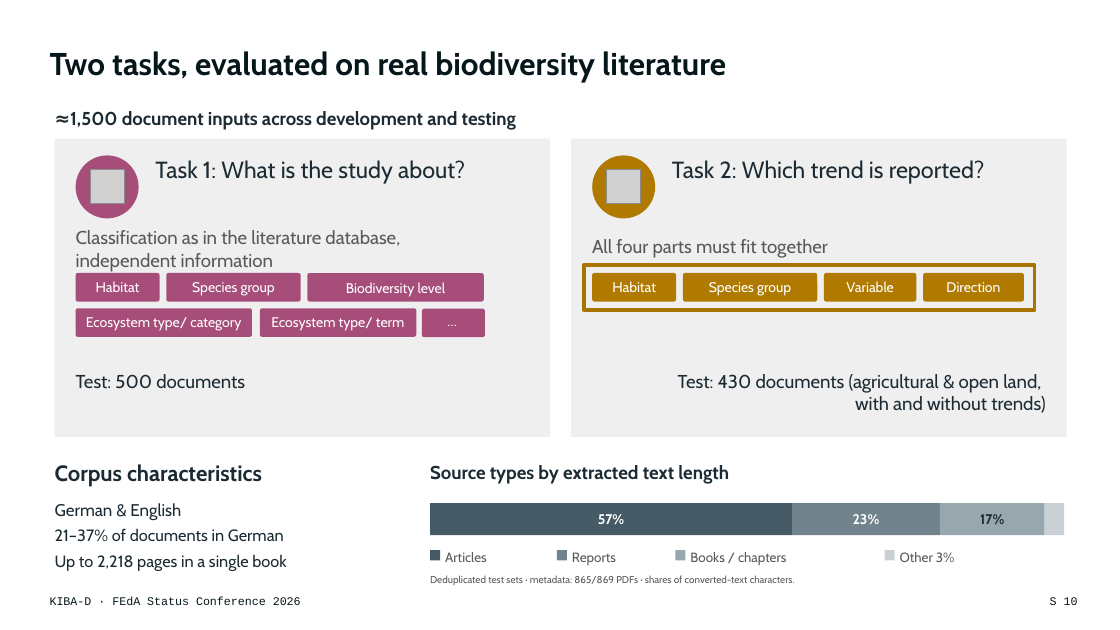
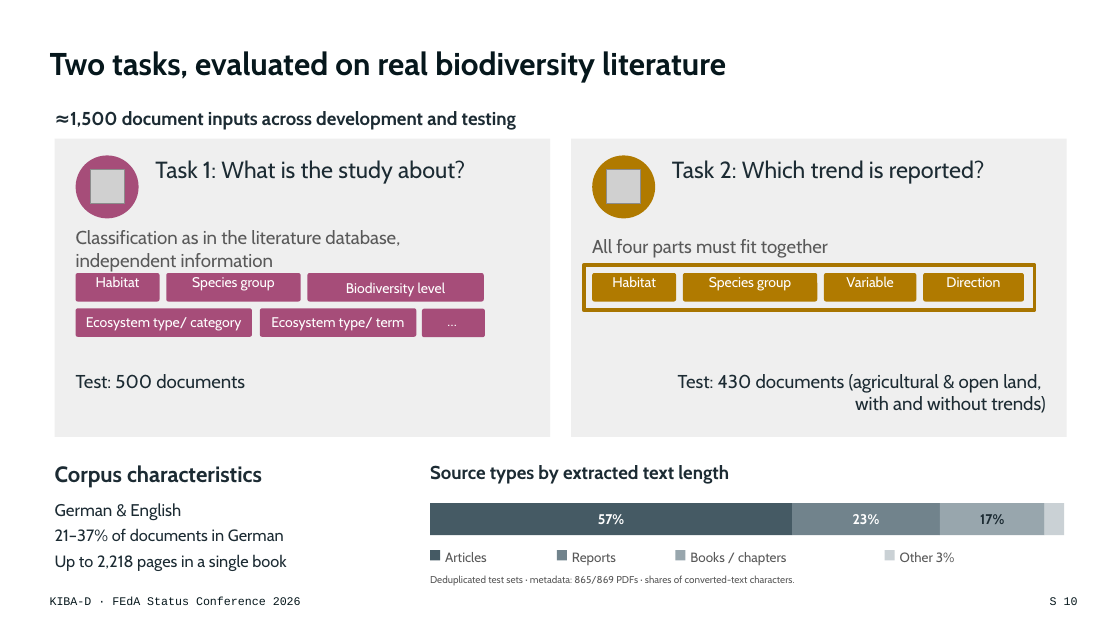
Before and after one commit to DFKI-NLP/kibad-llm, a slide deck: slide 10 of presentations/2026_feda_status_conference/KIBA-D_FEdA2026_Keynote.pptx. Drawn at 1120x630 pixels with LibreOffice and Linux fonts; fonts in the diff are those of the drawing; grey boxes stand for pictures. Boxes give left, top, right and bottom in pixels: in the first picture for what was removed or moved away, otherwise in the second. Text is boxed around its words. In the diff, an @@ line names an element or a change of style, - is before the commit and + after.

```diff
--- a/presentations/2026_feda_status_conference/KIBA-D_FEdA2026_Keynote.pptx
+++ b/presentations/2026_feda_status_conference/KIBA-D_FEdA2026_Keynote.pptx
@@ text "Habitat": place and size @@
-text "Habitat" at (96,281,140,292)
+text "Habitat" at (96,276,140,287)
@@ text "Species group": place and size @@
-text "Species group" at (192,282,275,296)
+text "Species group" at (192,277,275,291)
@@ text "Habitat": place and size @@
-text "Habitat" at (612,281,656,292)
+text "Habitat" at (612,276,656,287)
@@ text "Species group": place and size @@
-text "Species group" at (709,282,791,296)
+text "Species group" at (709,277,791,291)
@@ text "Variable": place and size @@
-text "Variable" at (846,281,893,292)
+text "Variable" at (846,276,893,287)
@@ text "Direction": place and size @@
-text "Direction" at (946,282,1000,292)
+text "Direction" at (946,277,1000,287)
```
Also in this commit, not shown: 14 other slides changed, 2 slides added, 2 slides removed, 1 other file.
